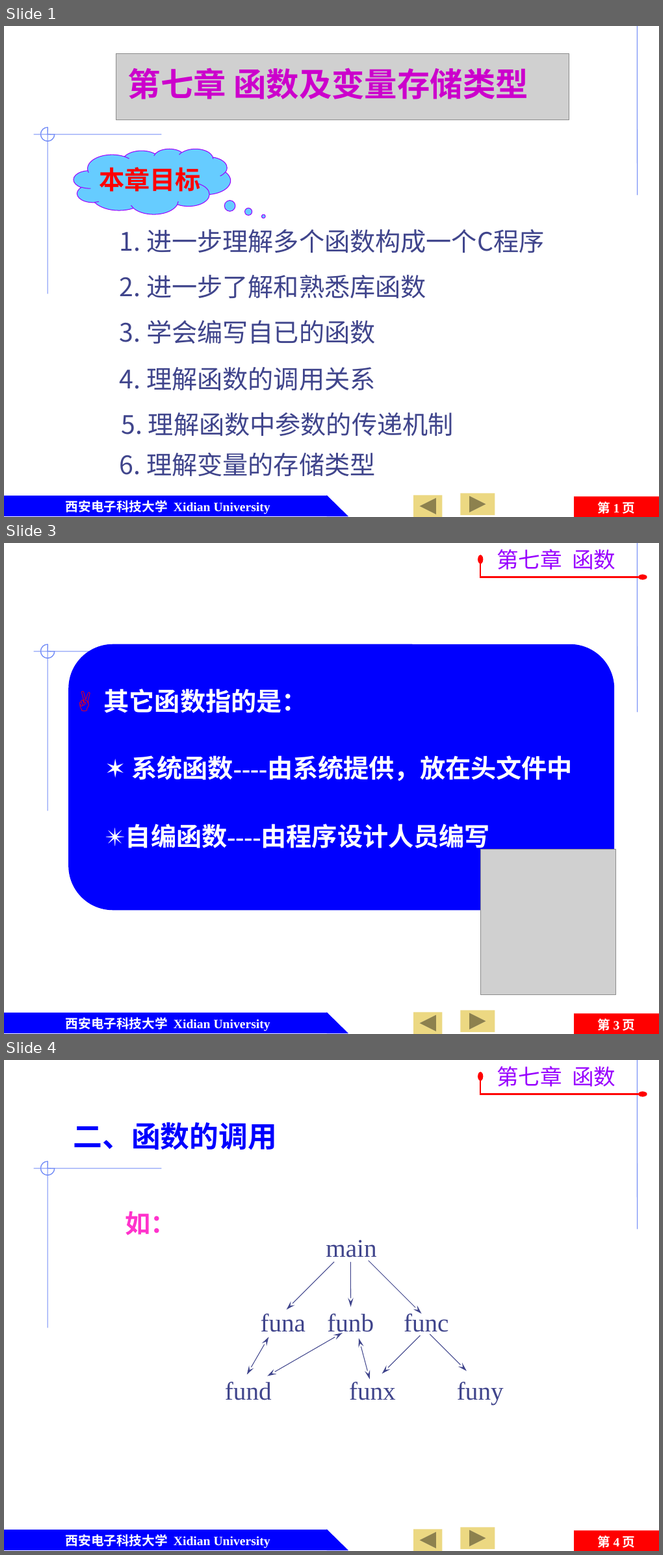
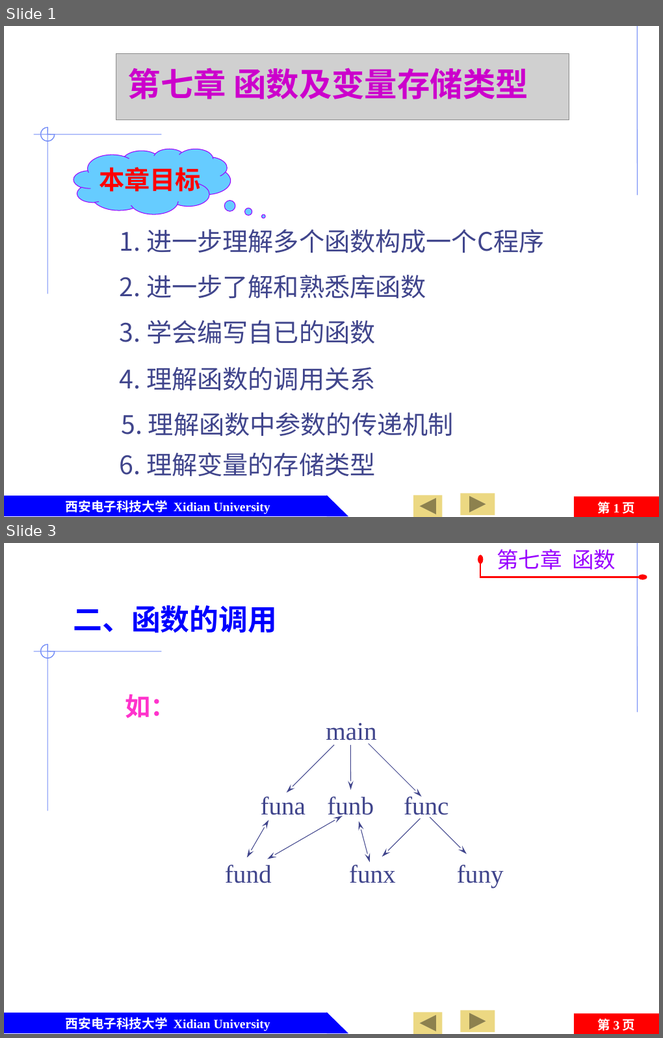
Before and after one commit to jtrfid/C-Repositories, a slide deck: 2016/C语言/课件/第7章 函数及变量存储类型.pptx. Shown one above the other, each under a label of ours: slides 1, 3 and 4 before the commit, slides 1 and 3 after it; the slides between them are not shown. The pictures are 663x1555 and 663x1038 pixels, drawn with LibreOffice and Linux fonts; fonts in the diff are those of the drawing; grey boxes stand for pictures; background and template pictures are left out. Boxes give left, top, right and bottom in pixels: in the first picture for what was removed or moved away, otherwise in the second. Text is boxed around its words. In the diff, an @@ line names an element or a change of style, - is before the commit and + after.

```diff
--- a/2016/C语言/课件/第7章 函数及变量存储类型.pptx
+++ b/2016/C语言/课件/第7章 函数及变量存储类型.pptx
@@ slide 3 removed at <box>4,543,659,1034</box>, background #FFFFFF; not listed: 10 template elements that a slide beside it also shows @@
@@ freeform shape removed at <box>480,559,643,577</box> @@
@@ text removed at <box>497,549,616,570</box> @@
-第七章 函数
@@ rounded rectangle removed at <box>68,644,614,910</box> @@
@@ text removed at <box>104,689,308,713</box> @@
-✌ 其它函数指的是：
@@ text removed at <box>131,756,572,781</box> @@
-✶ 系统函数----由系统提供，放在头文件中
@@ text removed at <box>105,826,490,854</box> @@
-✴自编函数----由程序设计人员编写
@@ picture removed at <box>481,850,616,995</box> @@
@@ what was slide 4 is now slide 3 @@
@@ page number at <box>598,1019,636,1031</box>: text changed @@
-第 4 页
+第 3 页
```
Also in this commit, not shown: 8 slides changed, 4 other slides removed, 5 other files.
